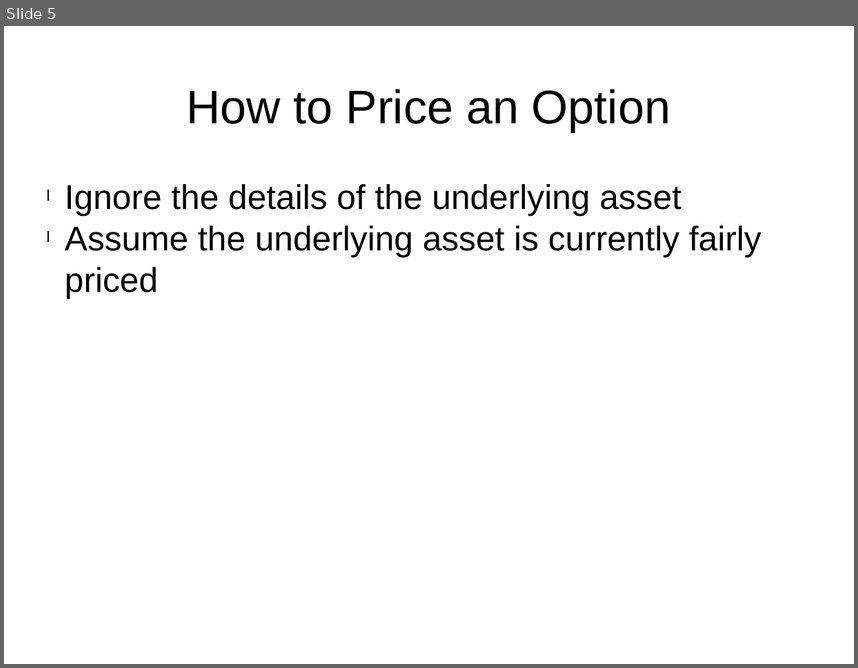
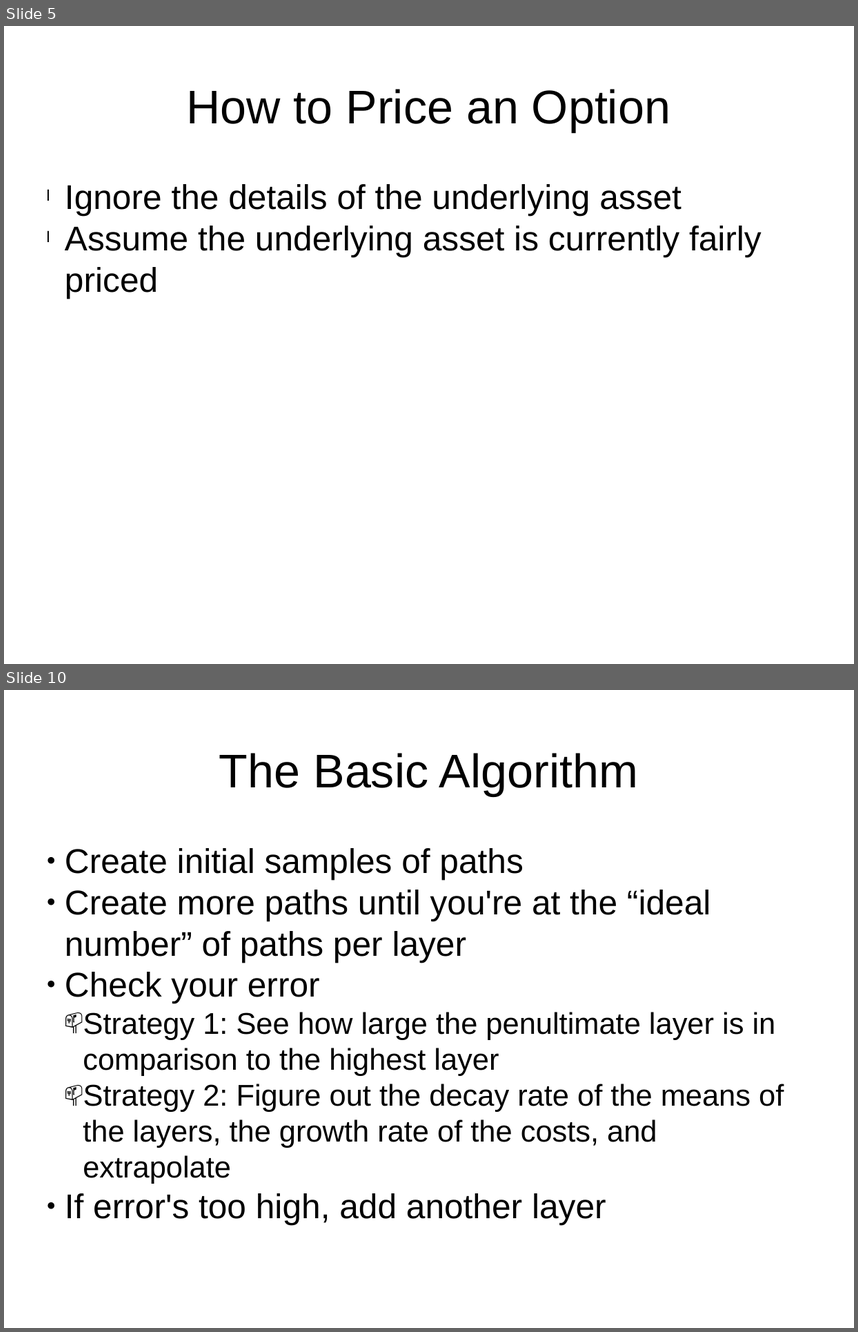
Before and after one commit to HaroldRKingsberg/MLMC, a slide deck: docs/final_presentation.pptx. Shown one above the other, each under a label of ours: slide 5 before the commit, slides 5 and 10 after it; the slides between them are not shown. The pictures are 858x668 and 858x1332 pixels, drawn with LibreOffice and Linux fonts; fonts in the diff are those of the drawing. Boxes give left, top, right and bottom in pixels: in the first picture for what was removed or moved away, otherwise in the second. Text is boxed around its words. In the diff, an @@ line names an element or a change of style, - is before the commit and + after.

Commit message:
Layering continued

```diff
--- a/docs/final_presentation.pptx
+++ b/docs/final_presentation.pptx
@@ slide 10 added at [4,690,854,1328], background #FFFFFF @@
@@ text added at [219,753,638,796], 44 pt, text #000000 @@
+The Basic Algorithm
@@ text added at [65,848,784,1224], 28 pt, text #000000 @@
+● Create initial samples of paths
+● Create more paths until you're at the “ideal number” of paths per layer
+● Check your error
+  📫 Strategy 1: See how large the penultimate layer is in comparison to the highest layer
+  📫 Strategy 2: Figure out the decay rate of the means of the layers, the growth rate of the costs, and extrapolate
+● If error's too high, add another layer
```
Also in this commit, not shown: 1 slide changed, 5 other slides added, 1 slide removed.
